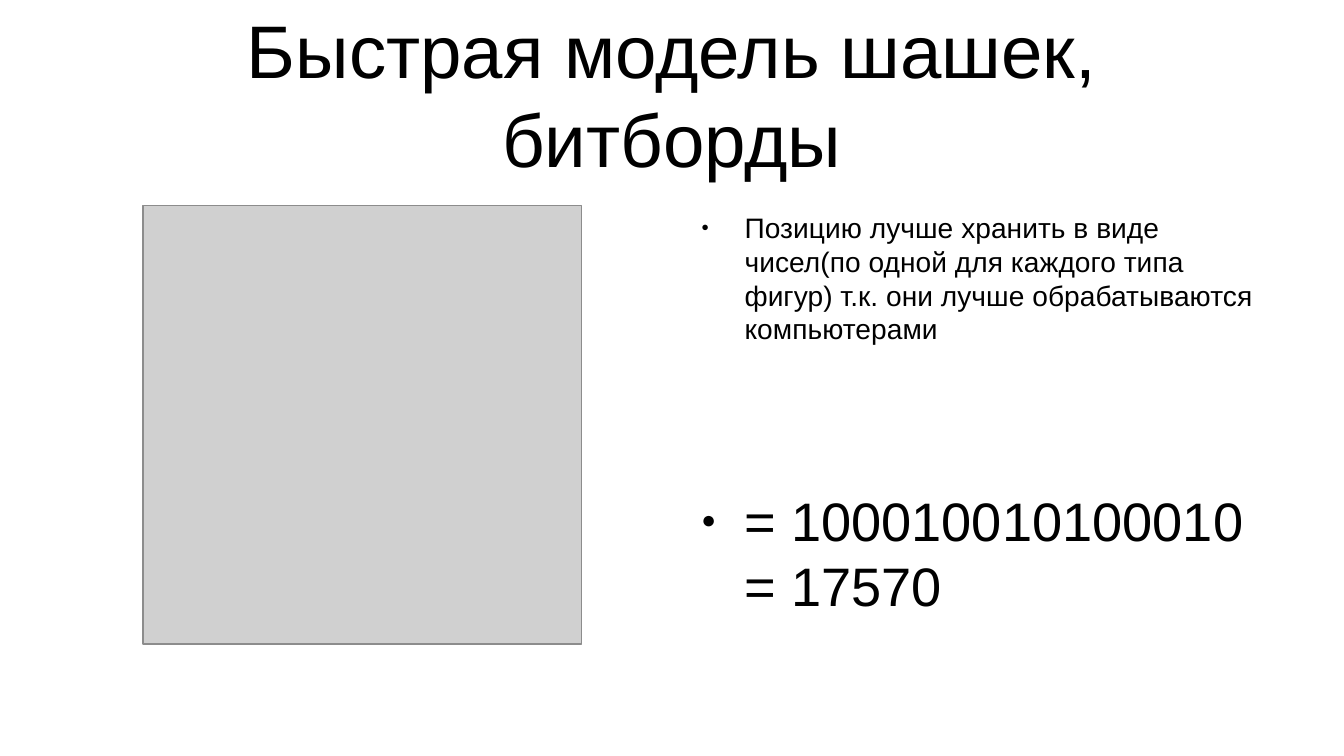
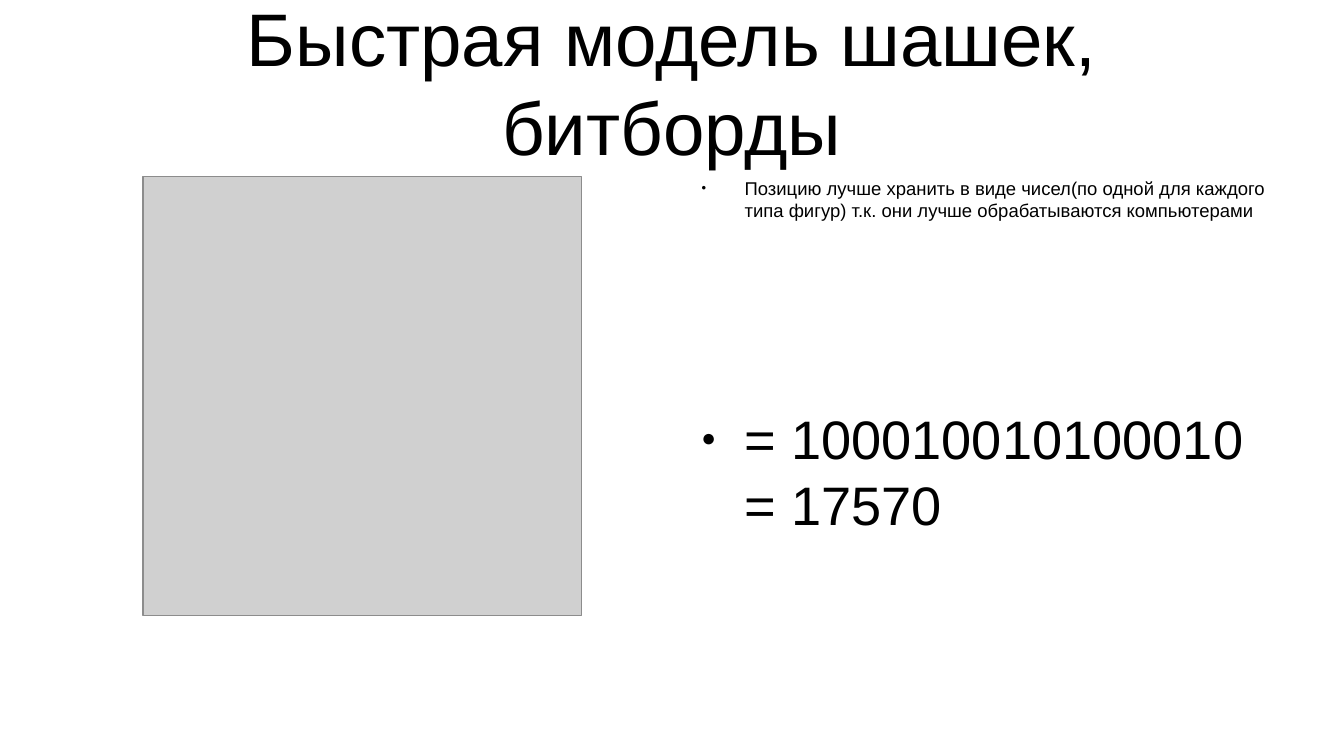
Before and after one commit to iv4n-t3a/checkers-engine, a slide deck: slide 3 of doc/presentation-pptx-edition.pptx (slide 5 before the commit). Drawn at 1344x756 pixels with LibreOffice and Linux fonts; fonts in the diff are those of the drawing; grey boxes stand for pictures. Boxes give left, top, right and bottom in pixels: in the first picture for what was removed or moved away, otherwise in the second. Text is boxed around its words. In the diff, an @@ line names an element or a change of style, - is before the commit and + after.

```diff
--- a/doc/presentation-pptx-edition.pptx
+++ b/doc/presentation-pptx-edition.pptx
@@ text "Быстрая модель шашек, битборды": place and size @@
-text "Быстрая модель шашек, битборды" at (247, 26, 1096, 181)
+text "Быстрая модель шашек, битборды" at (247, 14, 1096, 169)
@@ picture: place and size @@
-picture at (143, 206, 582, 645)
+picture at (143, 177, 582, 616)
@@ text "Позицию лучше хранить в виде ...": place and size @@
-text "Позицию лучше хранить в виде ..." at (745, 218, 1252, 344)
+text "Позицию лучше хранить в виде ..." at (745, 181, 1265, 221)
@@ text "Позицию лучше хранить в виде ..." at (745, 181, 1265, 221): size 16.6 to 10.9 pt @@
@@ text "= 100010010100010 = 17570": place and size @@
-text "= 100010010100010 = 17570" at (791, 503, 1243, 607)
+text "= 100010010100010 = 17570" at (791, 421, 1243, 526)
```
Also in this commit, not shown: 5 other slides changed, 3 slides added, 1 slide removed, 7 other files.
